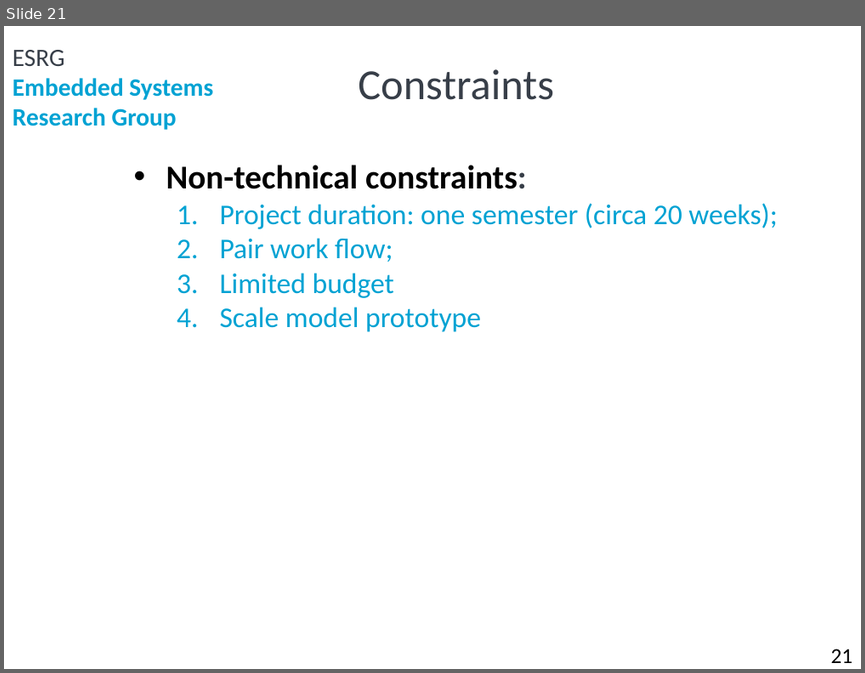
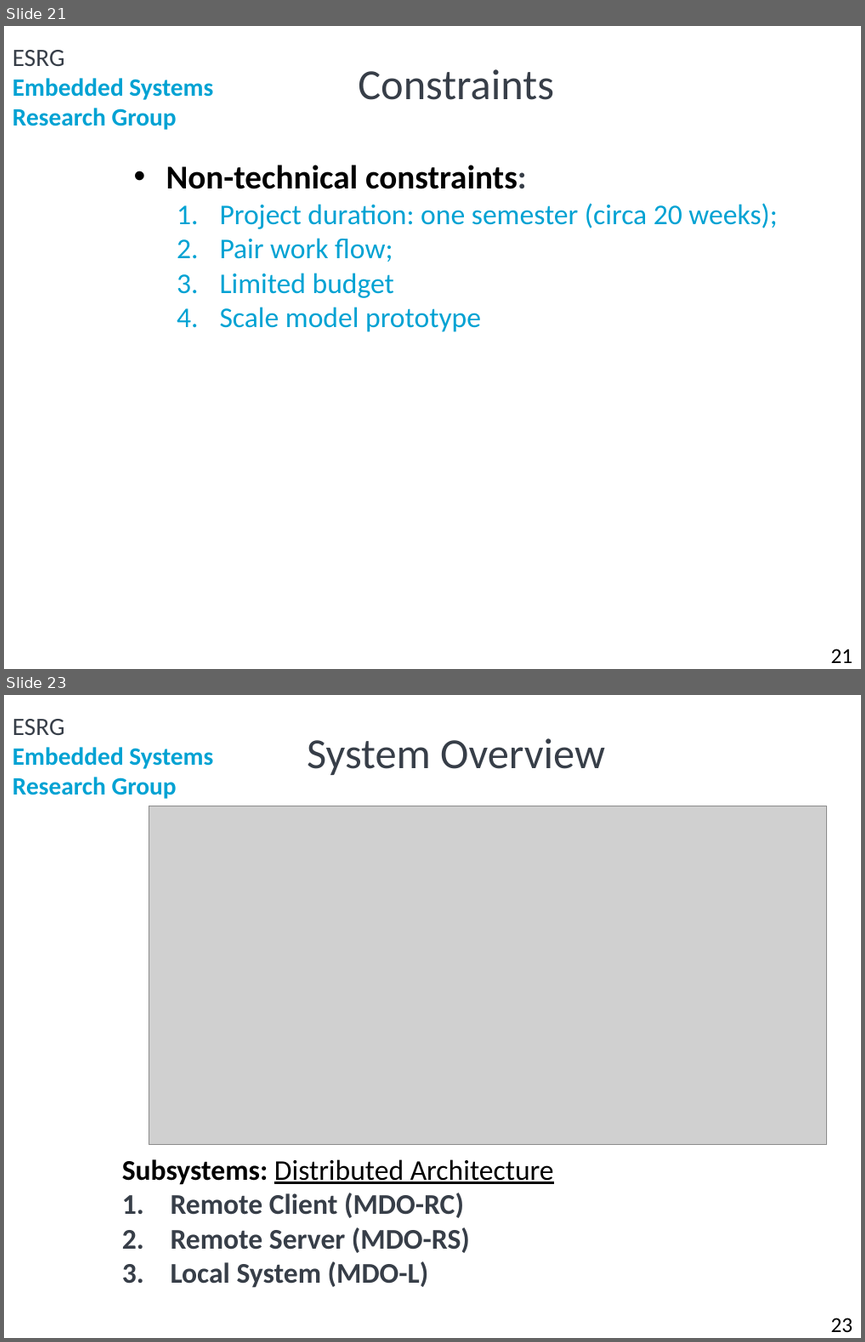
Before and after one commit to ElectroQuanta/MDO, a slide deck: Proj/presentations/Phase1_a50178_JosePires_a88258_HugoFreitas.pptx. Shown one above the other, each under a label of ours: slide 21 before the commit, slides 21 and 23 after it; the slides between them are not shown. The pictures are 865x673 and 865x1342 pixels, drawn with LibreOffice and Linux fonts; fonts in the diff are those of the drawing; grey boxes stand for pictures; background and template pictures are left out. Boxes give left, top, right and bottom in pixels: in the first picture for what was removed or moved away, otherwise in the second. Text is boxed around its words. In the diff, an @@ line names an element or a change of style, - is before the commit and + after.

```diff
--- a/Proj/presentations/Phase1_a50178_JosePires_a88258_HugoFreitas.pptx
+++ b/Proj/presentations/Phase1_a50178_JosePires_a88258_HugoFreitas.pptx
@@ slide 23 added at (4, 695, 861, 1338), background #FFFFFF; not listed: 2 template elements that a slide beside it also shows @@
@@ title added at (307, 738, 605, 775), 36 pt, text #373E48 @@
+System Overview
@@ picture added at (148, 805, 826, 1144) @@
@@ text added at (122, 1159, 554, 1287), 24 pt, text #373E48, bold @@
+Subsystems: Distributed Architecture
+1. Remote Client (MDO-RC)
+2. Remote Server (MDO-RS)
+3. Local System (MDO-L)
@@ page number added at (831, 1317, 853, 1332), 18 pt, text #000000 @@
+23
```
Also in this commit, not shown: 1 slide changed, 9 other slides added.
